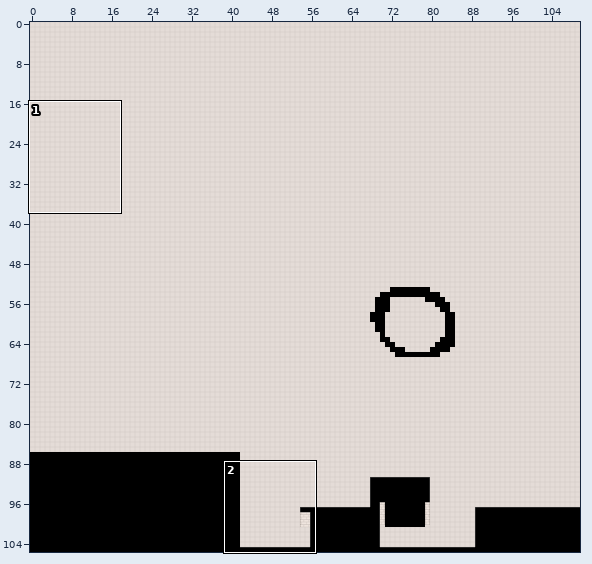
Two versions of a level (Tiled map, assets/data/walmartReal.tmx). The first picture is a wide view before the edit; the outline marks the close-up.
Close-up. Before:
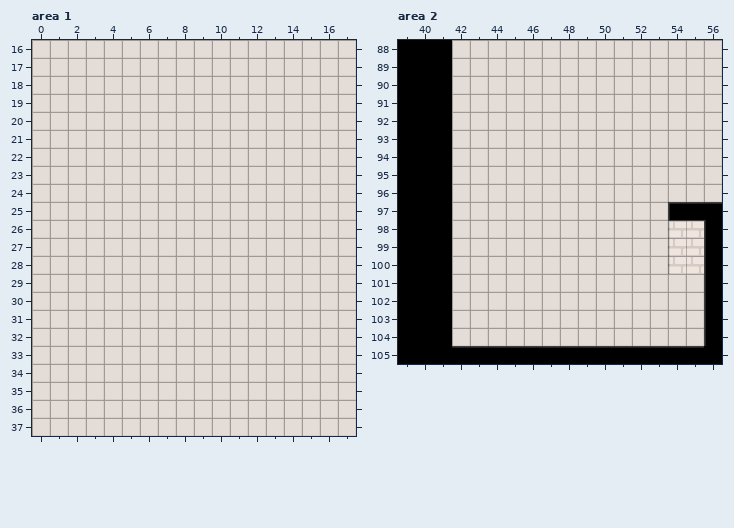
Cells are 32x32 px. Shown: area 1 x 0..17, y 16..37; area 2 x 39..56, y 88..105. The commit also changed other parts of the map, which this record leaves out.
And afterwards:
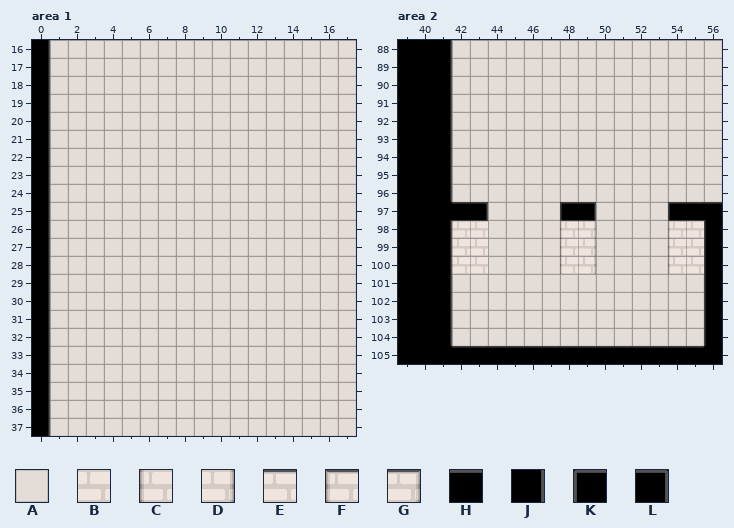
Key: from "TilesOnly": A 1, B 2, C 3, D 4, E 6, F 7, G 8, H 13, J 14, K 15, L 16.
_ is an empty cell.
Change:
Layer "Background", area 1:
The edit erases tile A in rows 16 to 37 at x 0.
Layer "Foreground", area 1:
The author put tile J in rows 16 to 37 at x 0.
Layer "Background", area 2:
The edit erases tile A in row 97 at x 42 to 43 and 48 to 49.
Layer "Foreground", area 2:
The author put tile B in rows 99 to 100 at x 42 to 43.
The author put tile C in rows 99 to 100 at x 48.
The author put tile D in rows 99 to 100 at x 49.
The author put tile E in row 98 at x 42 to 43.
The author put tile F in row 98 at x 48.
The author put tile G in row 98 at x 49.
The author put tile H in row 97 at x 42.
The author put tile J in rows 88 to 96 at x 41; in rows 98 to 104 at x 41.
The author put tile K in row 97 at x 48.
The author put tile L in row 97 at x 43 and 49.
Where, in picture pixels (left, top, right, bottom), the same in both close-ups:
changed: (32, 40, 50, 436)
changed: (450, 40, 488, 346)
changed: (560, 202, 596, 274)
